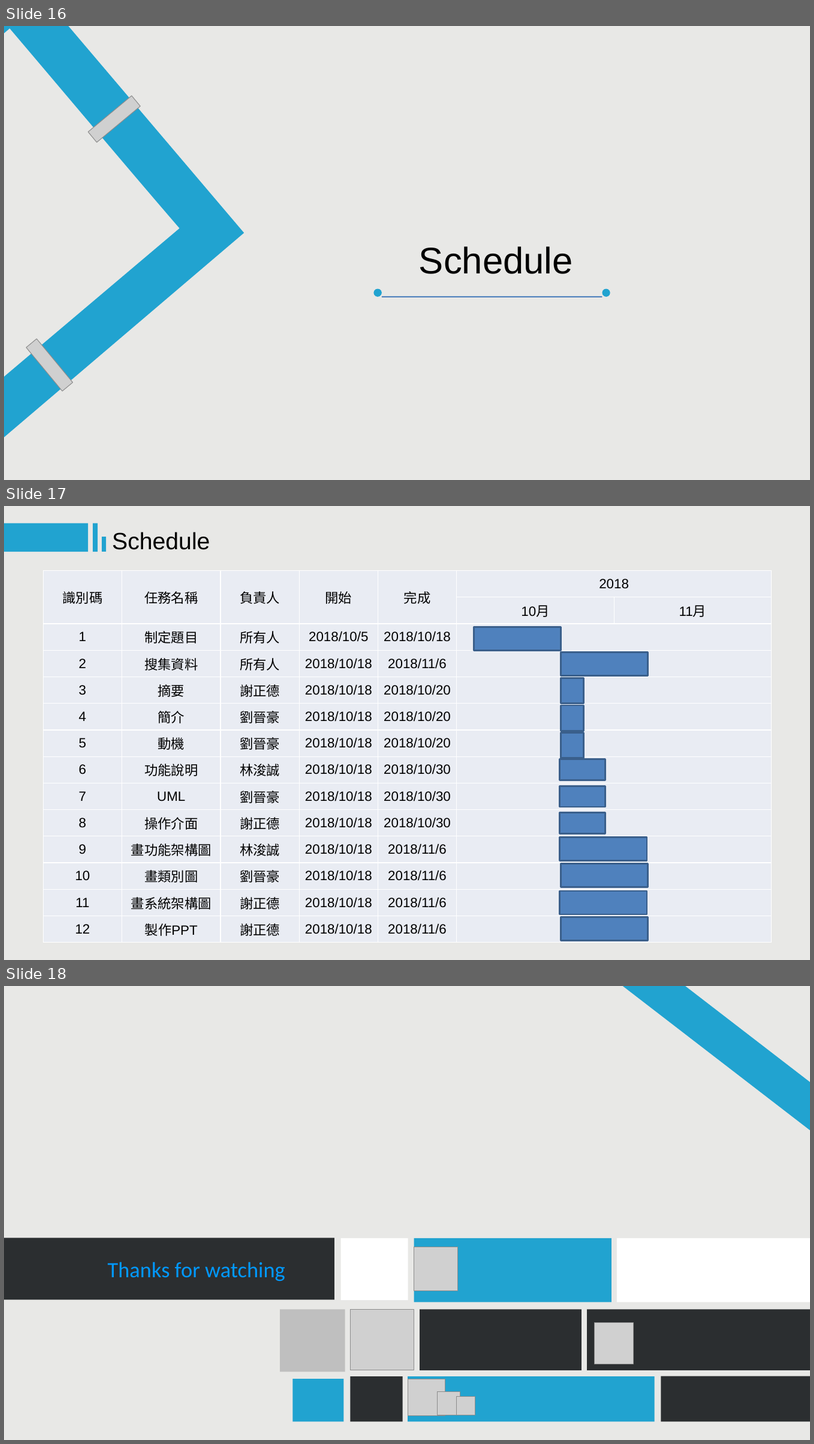
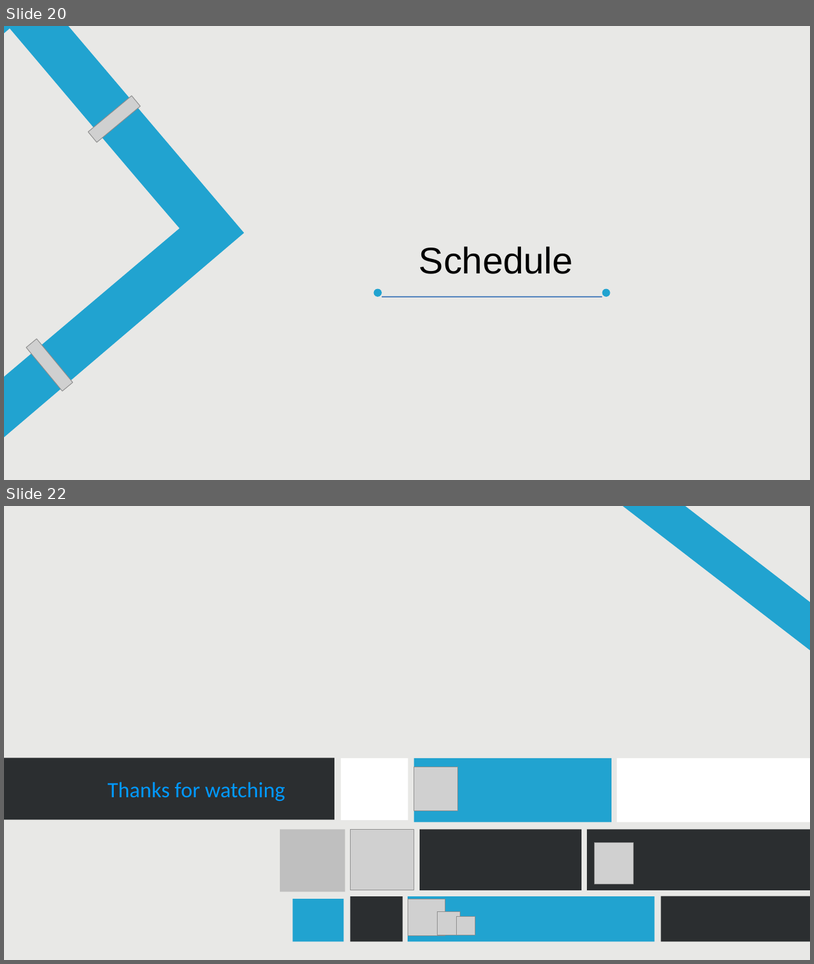
Before and after one commit to asps86101/107_SE_Team_6, a slide deck: 軟體工程期末報告第六組.pptx. Shown one above the other, each under a label of ours: slides 16, 17 and 18 before the commit, slides 20 and 22 after it; the slides between them are not shown. The pictures are 814x1444 and 814x964 pixels, drawn with LibreOffice and Linux fonts; fonts in the diff are those of the drawing; grey boxes stand for pictures. Boxes give left, top, right and bottom in pixels: in the first picture for what was removed or moved away, otherwise in the second. Text is boxed around its words. In the diff, an @@ line names an element or a change of style, - is before the commit and + after.

Commit message:
劉晉豪
更改PPT

```diff
--- a/軟體工程期末報告第六組.pptx
+++ b/軟體工程期末報告第六組.pptx
@@ slide 17 removed at (4,506,810,960), background #E8E8E6 @@
@@ rectangle removed at (4,523,88,552) @@
@@ rectangle removed at (93,523,98,552) @@
@@ rectangle removed at (102,537,106,552) @@
@@ text removed at (112,532,210,550) @@
-Schedule
@@ table removed at (44,571,771,942), 14 rows, 7 columns @@
-識別碼 | 任務名稱 | 負責人 | 開始 | 完成 | 2018 | 
- |  |  |  |  | 10月 | 11月
-1 | 制定題目 | 所有人 | 2018/10/5 | 2018/10/18 |  | 
-2 | 搜集資料 | 所有人 | 2018/10/18 | 2018/11/6 |  | 
-3 | 摘要 | 謝正德 | 2018/10/18 | 2018/10/20 |  | 
-4 | 簡介 | 劉晉豪 | 2018/10/18 | 2018/10/20 |  | 
-5 | 動機 | 劉晉豪 | 2018/10/18 | 2018/10/20 |  | 
-6 | 功能說明 | 林浚誠 | 2018/10/18 | 2018/10/30 |  | 
-7 | UML | 劉晉豪 | 2018/10/18 | 2018/10/30 |  | 
-8 | 操作介面 | 謝正德 | 2018/10/18 | 2018/10/30 |  | 
-9 | 畫功能架構圖 | 林浚誠 | 2018/10/18 | 2018/11/6 |  | 
-10 | 畫類別圖 | 劉晉豪 | 2018/10/18 | 2018/11/6 |  | 
-11 | 畫系統架構圖 | 謝正德 | 2018/10/18 | 2018/11/6 |  | 
-12 | 製作PPT | 謝正德 | 2018/10/18 | 2018/11/6 |  | 
@@ rectangle removed at (474,627,561,651) @@
@@ rectangle removed at (561,652,648,676) @@
@@ rectangle removed at (561,678,584,703) @@
@@ rectangle removed at (561,705,584,730) @@
@@ rectangle removed at (561,732,584,757) @@
@@ rectangle removed at (560,759,605,780) @@
@@ rectangle removed at (560,786,605,807) @@
@@ rectangle removed at (560,813,605,833) @@
@@ rectangle removed at (560,837,647,861) @@
@@ rectangle removed at (561,864,648,887) @@
@@ rectangle removed at (560,891,647,915) @@
@@ rectangle removed at (561,917,648,940) @@
@@ what was slide 16 is now slide 20 @@
@@ what was slide 18 is now slide 22 @@
```
Also in this commit, not shown: 4 slides changed, 5 slides added.
